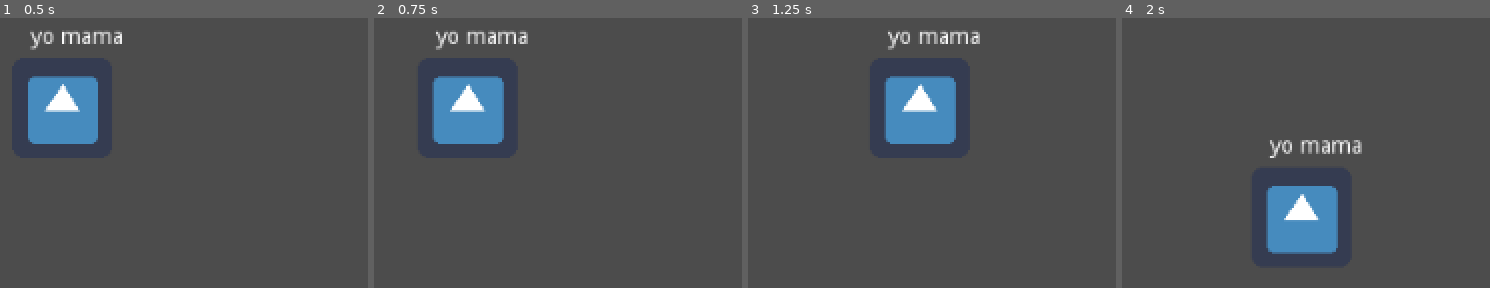
Above: before the commit, frames 1-4 (left to right).
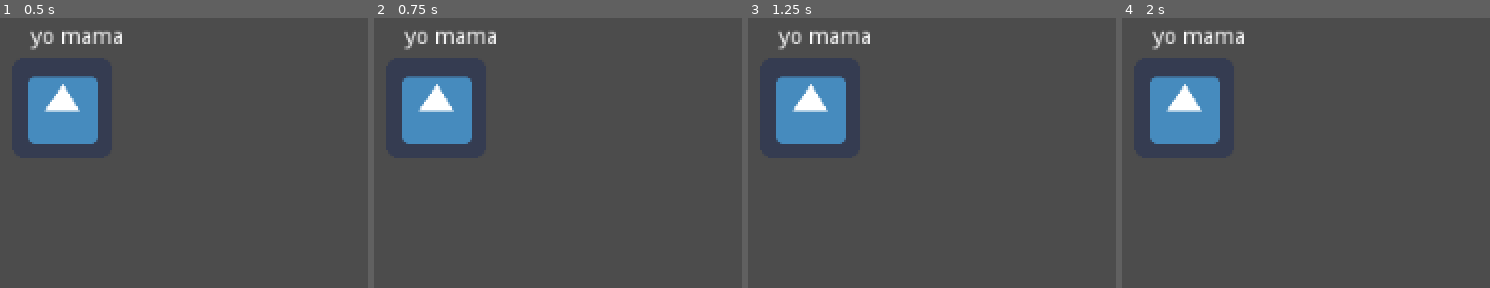
Above: after the commit, the same moments.

Repository: Pillber/East-West
Game: Godot game, scene res://Player.tscn
Two runs of this game, one before a commit and one after it. Both use one fixed random seed, a clock stepped at 60 frames per second and the inputs below. This scene is started directly instead of the project's main scene. The engine's default icon, where the game draws it, is replaced by a stand-in: a white triangle on a blue panel in a dark square.
Inputs:
- Up to frame 1 (0.5 s): no input
- Up to frame 2 (0.75 s): tap Enter at 0.5 s; hold D (move_right) from 0.53 s (still down)
- Up to frame 3 (1.25 s): keep holding D (move_right)
- Up to frame 4 (2 s): release D (move_right) at 1.28 s; hold S (move_down) from 1.28 s (still down)

Frame 1 is identical in both runs. In frame 2, 5.9% of the frame differs, in the area x 7-42%, y 5-47%; in frame 3, 11%; in frame 4, 11%, in the area x 7-66%, y 5-88%.

Commit message:
players appear on screen

Diff:
--- a/Player.gd
+++ b/Player.gd
@@ -3,22 +3,32 @@
 export var move_speed = 100
 
 func _ready():
-	$Name.text = gamestate.player_name
 	position = Vector2(100, 100)
+	if gamestate.players.has(name):
+		$Name.text = gamestate.players[name]
+	else:
+		$Name.text = gamestate.player_name
+
 
 
 func _physics_process(delta):
-	var input = Vector2()
 
-	if Input.is_action_pressed("move_up"):
-		input += Vector2.UP
-	if Input.is_action_pressed("move_down"):
-		input += Vector2.DOWN
-	if Input.is_action_pressed("move_right"):
-		input += Vector2.RIGHT
-	if Input.is_action_pressed("move_left"):
-		input += Vector2.LEFT
 
-	input = input.normalized()
 
-	move_and_slide(input * move_speed)
+	if self.is_network_master():
+		var input = Vector2()
+
+		if Input.is_action_pressed("move_up"):
+			input += Vector2.UP
+		if Input.is_action_pressed("move_down"):
+			input += Vector2.DOWN
+		if Input.is_action_pressed("move_right"):
+			input += Vector2.RIGHT
+		if Input.is_action_pressed("move_left"):
+			input += Vector2.LEFT
+
+		input = input.normalized()
+
+		move_and_slide(input * move_speed)
+	else:
+		position = Vector2(100, 100)
--- a/Player.tscn
+++ b/Player.tscn
@@ -15,6 +15,7 @@
 margin_right = 20.0
 margin_bottom = -42.0
 text = "Name"
+align = 1
 __meta__ = {
 "_edit_use_anchors_": false
 }
